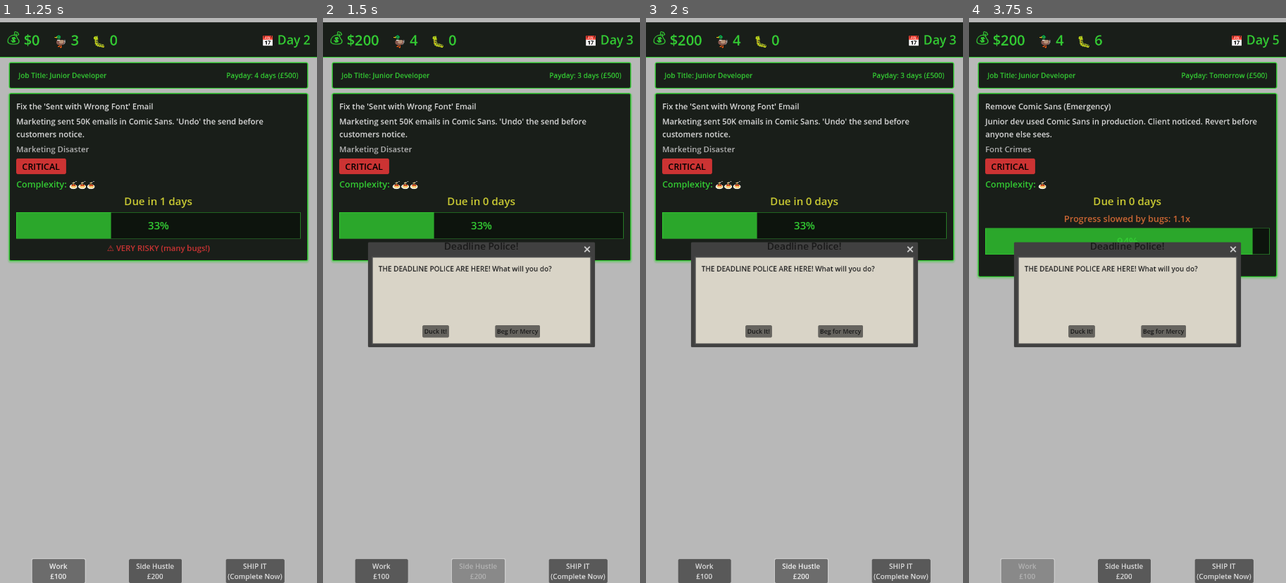
Above: before the commit, frames 1-4 (left to right).
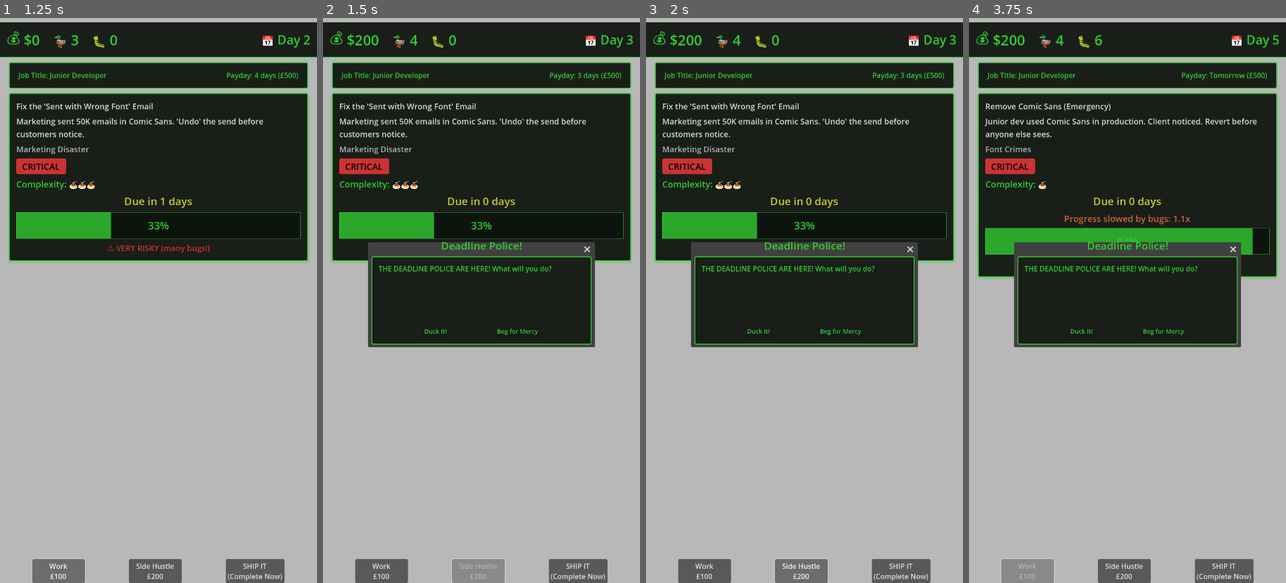
Above: after the commit, the same moments.

Repository: lmchoi/alt-f-this
Game: Godot game, scene res://scenes/game_ui.tscn
Same seed, same stepped clock (60 frames per second), same inputs: the game is played once before the commit and once after it.
Inputs:
- Up to frame 1 (1.25 s): click "Work £100" at 0.5 s
- Up to frame 2 (1.5 s): click "Side Hustle £200" at 1.25 s
- Up to frame 3 (2 s): no input
- Up to frame 4 (3.75 s): click "SHIP IT (Complete Now)" at 2 s; click "Duck It!" at 2.75 s; click "Work £100" at 3.5 s

Frame 1 is identical in both runs. In frame 2, 11% of the frame differs, in the area x 15-85%, y 39-58%; in frame 3, 11%; in frame 4, 11%.

Commit message:
Unify all UI styling to dark green terminal aesthetic
🤖 Generated with [Claude Code](https://claude.com/claude-code)

Co-Authored-By: Claude <noreply@anthropic.com>

Diff:
--- a/scenes/dialogs/event_popup.tscn
+++ b/scenes/dialogs/event_popup.tscn
@@ -4,16 +4,16 @@
 [ext_resource type="Theme" path="res://themes/dialog_theme.tres" id="2_dialog_theme"]
 
 [sub_resource type="StyleBoxFlat" id="StyleBoxFlat_popup_panel"]
-bg_color = Color(0.85, 0.83, 0.78, 1)
-border_width_left = 3
-border_width_top = 3
-border_width_right = 3
-border_width_bottom = 3
-border_color = Color(0.3, 0.3, 0.3, 1)
-corner_radius_top_left = 0
-corner_radius_top_right = 0
-corner_radius_bottom_right = 0
-corner_radius_bottom_left = 0
+bg_color = Color(0.1, 0.12, 0.1, 1)
+border_width_left = 2
+border_width_top = 2
+border_width_right = 2
+border_width_bottom = 2
+border_color = Color(0.2, 0.8, 0.2, 1)
+corner_radius_top_left = 4
+corner_radius_top_right = 4
+corner_radius_bottom_right = 4
+corner_radius_bottom_left = 4
 content_margin_left = 16.0
 content_margin_top = 16.0
 content_margin_right = 16.0
--- a/scenes/end_game_panel.tscn
+++ b/scenes/end_game_panel.tscn
@@ -1,6 +1,21 @@
-[gd_scene load_steps=2 format=3 uid="uid://cnj3yw8h7b1kt"]
+[gd_scene load_steps=4 format=3 uid="uid://cnj3yw8h7b1kt"]
 
 [ext_resource type="Script" path="res://scenes/end_game_panel.gd" id="1_end_game"]
+
+[sub_resource type="StyleBoxFlat" id="StyleBoxFlat_panel_bg"]
+bg_color = Color(0.05, 0.08, 0.05, 0.95)
+
+[sub_resource type="StyleBoxFlat" id="StyleBoxFlat_inner_panel"]
+bg_color = Color(0.1, 0.12, 0.1, 1)
+border_width_left = 2
+border_width_top = 2
+border_width_right = 2
+border_width_bottom = 2
+border_color = Color(0.2, 0.8, 0.2, 1)
+corner_radius_top_left = 4
+corner_radius_top_right = 4
+corner_radius_bottom_right = 4
+corner_radius_bottom_left = 4
 
 [node name="EndGamePanel" type="Panel"]
 visible = false
@@ -9,39 +24,58 @@
 anchor_bottom = 1.0
 grow_horizontal = 2
 grow_vertical = 2
+theme_override_styles/panel = SubResource("StyleBoxFlat_panel_bg")
 script = ExtResource("1_end_game")
 
-[node name="VBoxContainer" type="VBoxContainer" parent="."]
+[node name="PanelContainer" type="PanelContainer" parent="."]
 anchors_preset = 8
 anchor_left = 0.5
 anchor_top = 0.5
 anchor_right = 0.5
 anchor_bottom = 0.5
-offset_left = -200.0
-offset_top = -150.0
-offset_right = 200.0
-offset_bottom = 150.0
+offset_left = -300.0
+offset_top = -200.0
+offset_right = 300.0
+offset_bottom = 200.0
 grow_horizontal = 2
 grow_vertical = 2
+theme_override_styles/panel = SubResource("StyleBoxFlat_inner_panel")
 
-[node name="TitleLabel" type="Label" parent="VBoxContainer"]
+[node name="MarginContainer" type="MarginContainer" parent="PanelContainer"]
+layout_mode = 2
+theme_override_constants/margin_left = 30
+theme_override_constants/margin_top = 30
+theme_override_constants/margin_right = 30
+theme_override_constants/margin_bottom = 30
+
+[node name="VBoxContainer" type="VBoxContainer" parent="PanelContainer/MarginContainer"]
+layout_mode = 2
+theme_override_constants/separation = 20
+
+[node name="TitleLabel" type="Label" parent="PanelContainer/MarginContainer/VBoxContainer"]
 unique_name_in_owner = true
 layout_mode = 2
+theme_override_colors/font_color = Color(0.2, 0.8, 0.2, 1)
+theme_override_font_sizes/font_size = 36
 text = "GAME OVER"
 horizontal_alignment = 1
 vertical_alignment = 1
 
-[node name="MessageLabel" type="Label" parent="VBoxContainer"]
+[node name="MessageLabel" type="Label" parent="PanelContainer/MarginContainer/VBoxContainer"]
 unique_name_in_owner = true
 layout_mode = 2
+theme_override_colors/font_color = Color(0.2, 0.8, 0.2, 1)
+theme_override_font_sizes/font_size = 18
 text = "Message goes here"
 horizontal_alignment = 1
 vertical_alignment = 1
 autowrap_mode = 3
 
-[node name="StatsLabel" type="Label" parent="VBoxContainer"]
+[node name="StatsLabel" type="Label" parent="PanelContainer/MarginContainer/VBoxContainer"]
 unique_name_in_owner = true
 layout_mode = 2
+theme_override_colors/font_color = Color(0.2, 0.8, 0.2, 1)
+theme_override_font_sizes/font_size = 14
 text = "Tasks completed: 10
 Days survived: 25
 Bugs: 45
@@ -49,7 +83,11 @@
 horizontal_alignment = 1
 vertical_alignment = 1
 
-[node name="ActionButton" type="Button" parent="VBoxContainer"]
+[node name="ActionButton" type="Button" parent="PanelContainer/MarginContainer/VBoxContainer"]
 unique_name_in_owner = true
+custom_minimum_size = Vector2(200, 50)
 layout_mode = 2
+size_flags_horizontal = 4
+theme_override_colors/font_color = Color(0.2, 0.8, 0.2, 1)
+theme_override_font_sizes/font_size = 18
 text = "Rage Quit"
--- a/themes/dialog_theme.tres
+++ b/themes/dialog_theme.tres
@@ -1,33 +1,33 @@
 [gd_resource type="Theme" load_steps=3 format=3]
 
 [sub_resource type="StyleBoxFlat" id="StyleBoxFlat_dialog_panel"]
-bg_color = Color(0.85, 0.83, 0.78, 1)
-border_width_left = 3
-border_width_top = 3
-border_width_right = 3
-border_width_bottom = 3
-border_color = Color(0.3, 0.3, 0.3, 1)
-corner_radius_top_left = 0
-corner_radius_top_right = 0
-corner_radius_bottom_right = 0
-corner_radius_bottom_left = 0
+bg_color = Color(0.1, 0.12, 0.1, 1)
+border_width_left = 2
+border_width_top = 2
+border_width_right = 2
+border_width_bottom = 2
+border_color = Color(0.2, 0.8, 0.2, 1)
+corner_radius_top_left = 4
+corner_radius_top_right = 4
+corner_radius_bottom_right = 4
+corner_radius_bottom_left = 4
 content_margin_left = 16.0
 content_margin_top = 16.0
 content_margin_right = 16.0
 content_margin_bottom = 16.0
 
 [sub_resource type="StyleBoxFlat" id="StyleBoxFlat_title_panel"]
-bg_color = Color(0.65, 0.63, 0.58, 1)
+bg_color = Color(0.05, 0.08, 0.05, 1)
 border_width_bottom = 2
-border_color = Color(0.3, 0.3, 0.3, 1)
+border_color = Color(0.2, 0.8, 0.2, 1)
 
 [resource]
-AcceptDialog/colors/title_color = Color(0.1, 0.1, 0.1, 1)
+AcceptDialog/colors/title_color = Color(0.2, 0.8, 0.2, 1)
 AcceptDialog/constants/title_height = 48
-AcceptDialog/font_sizes/title_font_size = 22
+AcceptDialog/font_sizes/title_font_size = 24
 AcceptDialog/styles/panel = SubResource("StyleBoxFlat_dialog_panel")
 AcceptDialog/styles/title_panel = SubResource("StyleBoxFlat_title_panel")
-Label/colors/font_color = Color(0.15, 0.15, 0.15, 1)
+Label/colors/font_color = Color(0.2, 0.8, 0.2, 1)
 Label/font_sizes/font_size = 16
 Button/font_sizes/font_size = 14
-Button/colors/font_color = Color(0.1, 0.1, 0.1, 1)
+Button/colors/font_color = Color(0.2, 0.8, 0.2, 1)
